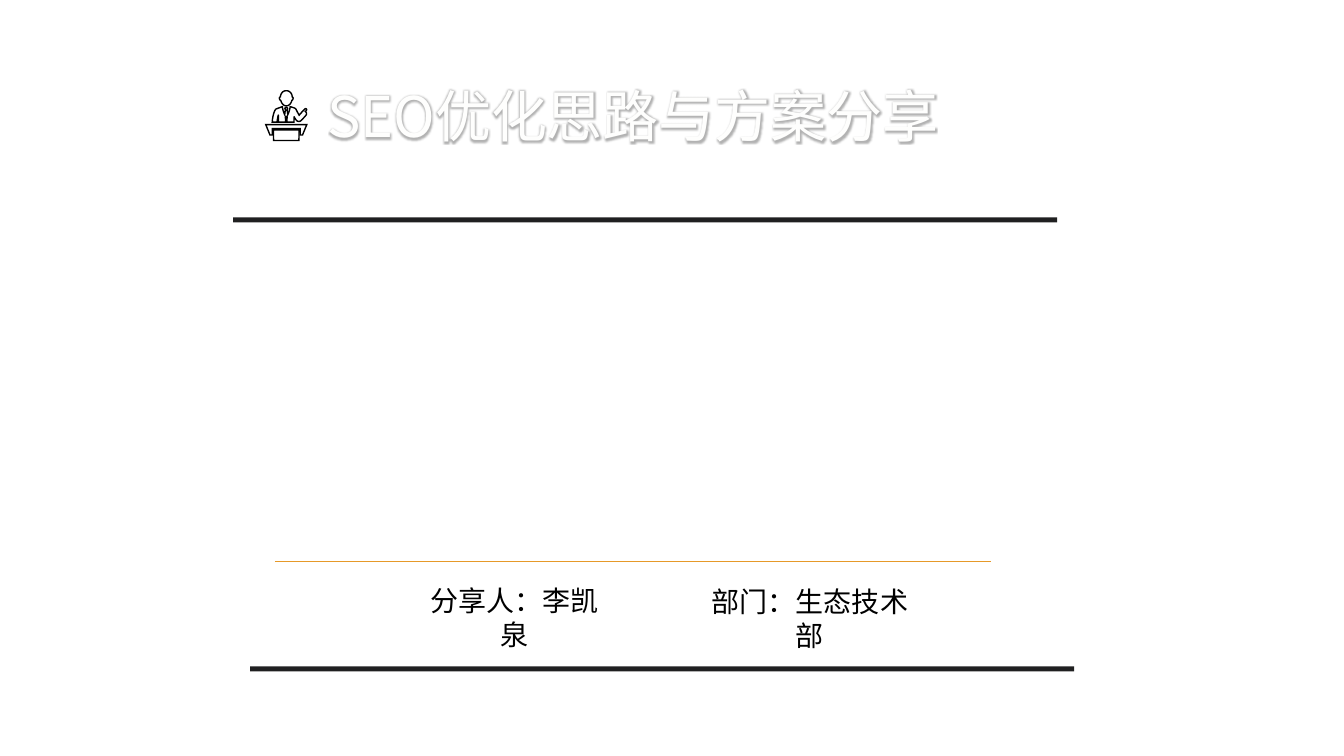
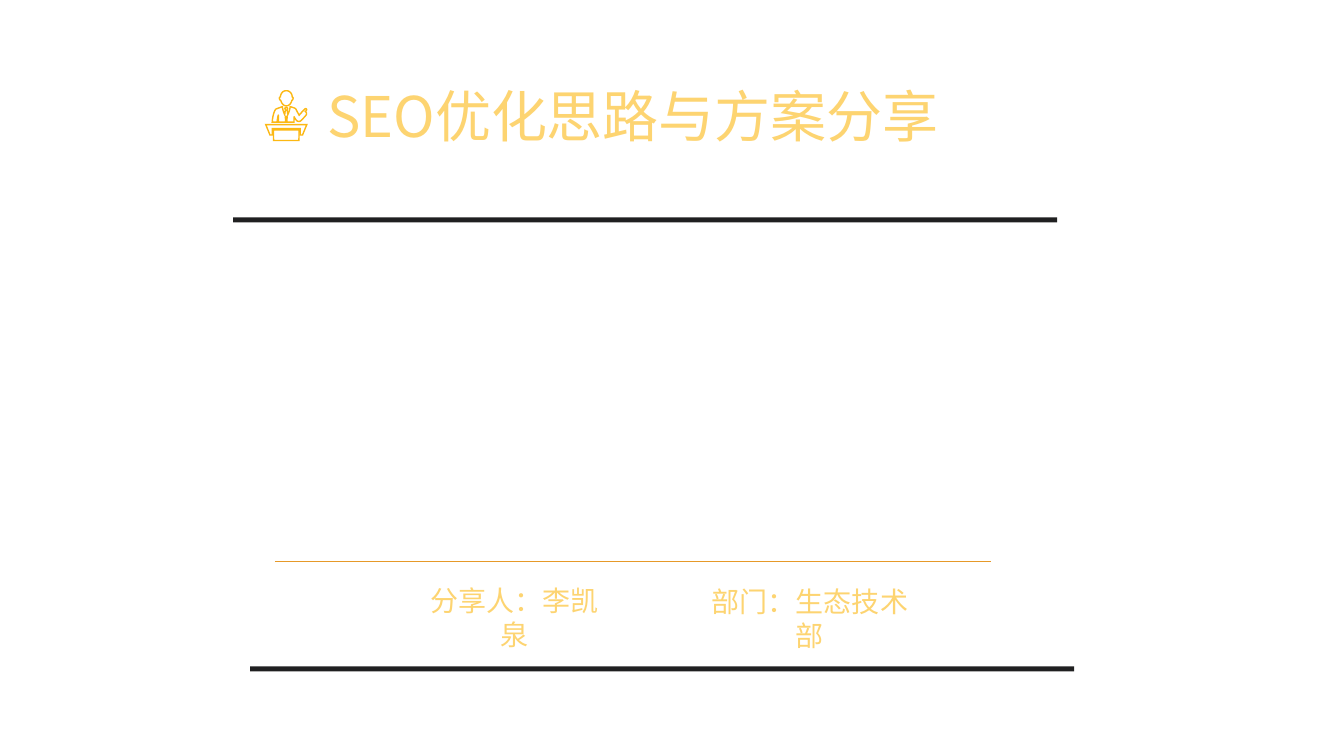
Before and after one commit to Shellcoochi/tmp, a slide deck: slide 1 of SEO/SEO方案分享.pptx. Drawn at 1344x756 pixels with LibreOffice and Linux fonts; fonts in the diff are those of the drawing; background and template pictures are left out. Boxes give left, top, right and bottom in pixels: in the first picture for what was removed or moved away, otherwise in the second. Text is boxed around its words. In the diff, an @@ line names an element or a change of style, - is before the commit and + after.

```diff
--- a/SEO/SEO方案分享.pptx
+++ b/SEO/SEO方案分享.pptx
@@ text "SEO优化思路与方案分享" at bbox=[327, 90, 938, 142]: text colour #FEFEFE to gradient #FCB813 to #FDD471 to #FEF1D0, letter outline #404040 0.75 pt to #FCB813 1 pt @@
@@ freeform shape at bbox=[266, 91, 308, 140]: outline #000000 1 pt to #FCB813 1 pt @@
@@ text "分享人：李凯泉" at bbox=[430, 587, 598, 647]: text colour #000000 to gradient #FCB813 to #FDD471 to #FEF1D0, letter outline #FFFFFF 0.75 pt to #FCB813 1 pt @@
@@ text "部门：生态技术部" at bbox=[712, 588, 908, 648]: text colour #000000 to gradient #FCB813 to #FDD471 to #FEF1D0, letter outline #FFFFFF 0.75 pt to #FCB813 1 pt @@
```
Also in this commit, not shown: 2 other slides changed, 4 slides added.
